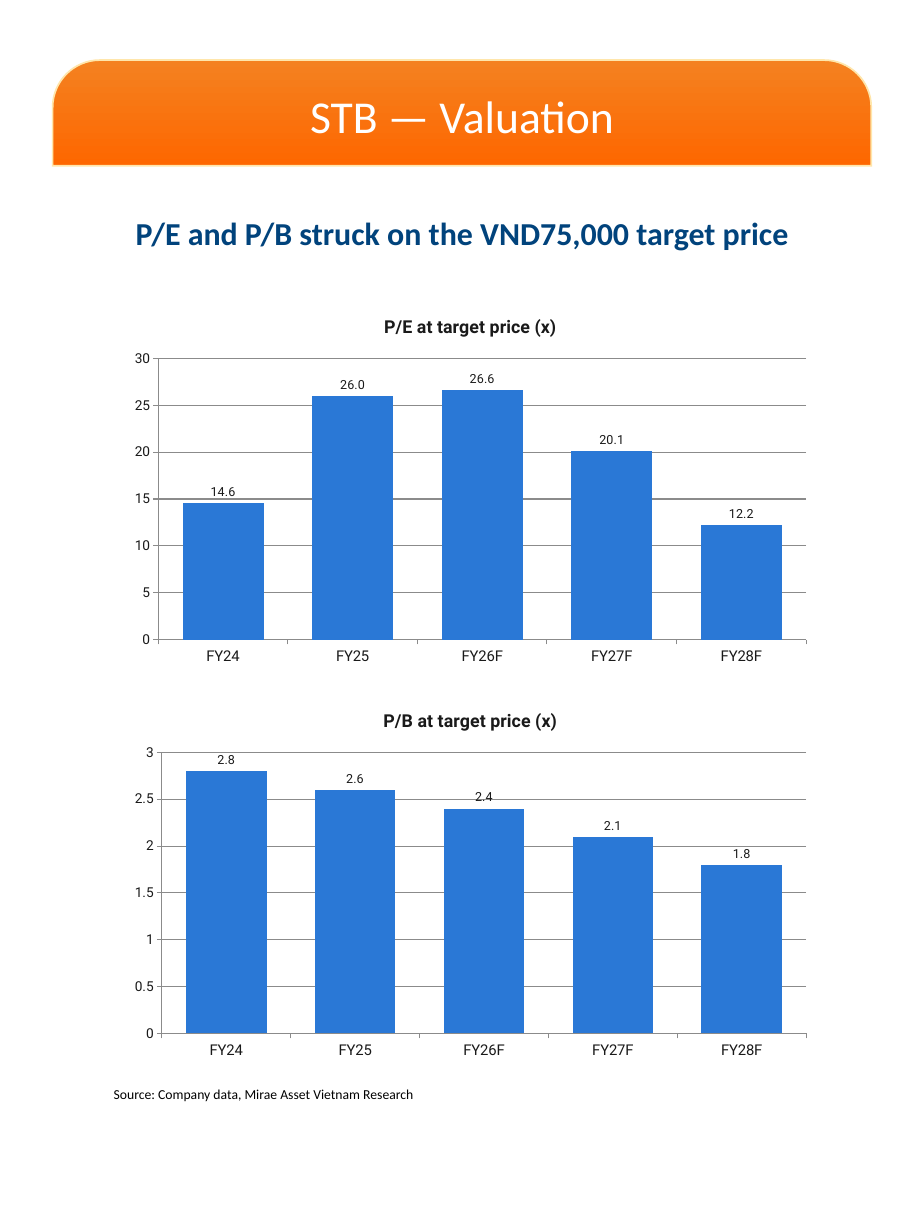
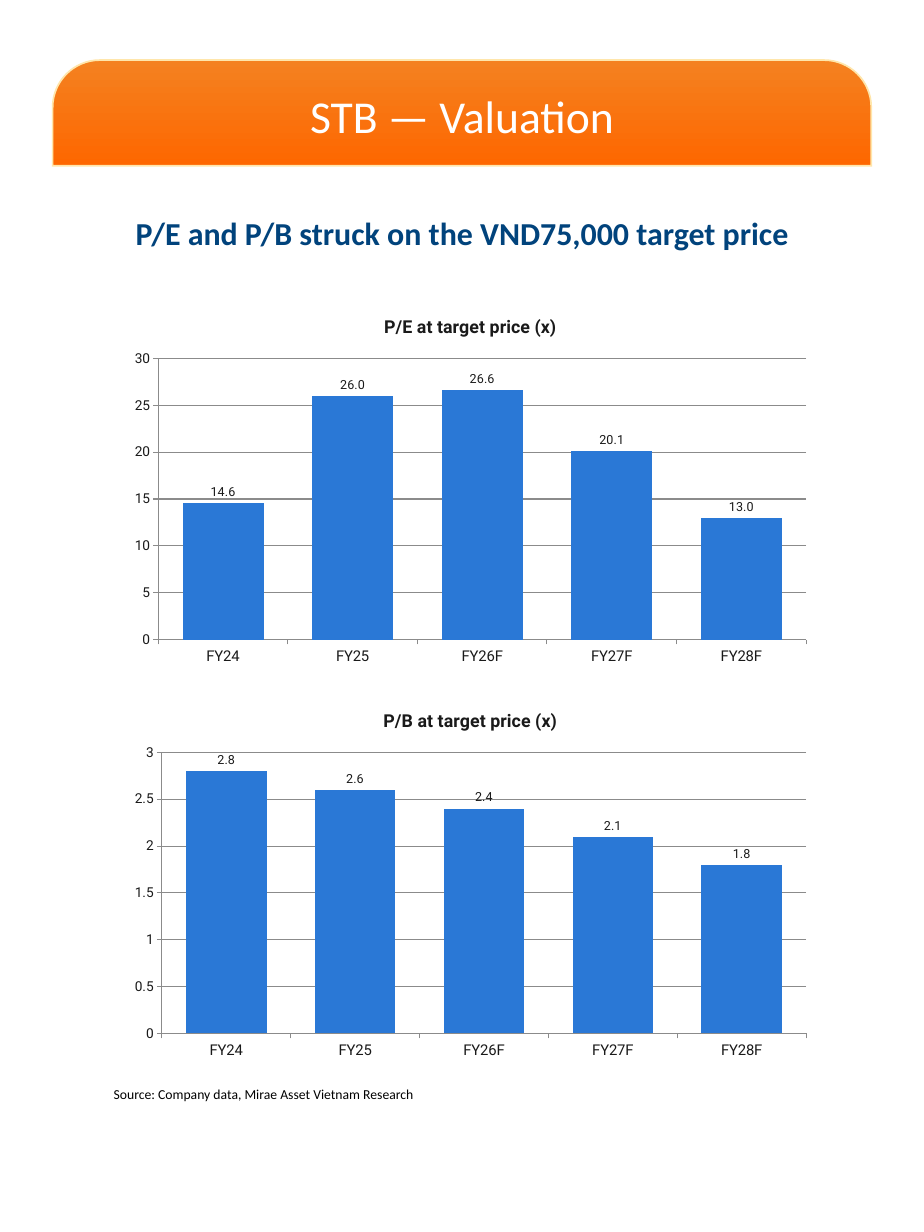
Before and after one commit to datquanton/verbose-guide, a slide deck: slide 4 of MASVN_Mobile_Report_STB_FPT_2Q26_EN_VN.pptx. Drawn at 924x1232 pixels with LibreOffice and Linux fonts; fonts in the diff are those of the drawing; background and template pictures are left out. Boxes give left, top, right and bottom in pixels: in the first picture for what was removed or moved away, otherwise in the second. Text is boxed around its words. In the diff, an @@ line names an element or a change of style, - is before the commit and + after.

```diff
--- a/MASVN_Mobile_Report_STB_FPT_2Q26_EN_VN.pptx
+++ b/MASVN_Mobile_Report_STB_FPT_2Q26_EN_VN.pptx
@@ column chart at (x1=121, y1=300, x2=820, y2=672) @@
@@ P/E at target price (x), FY28F: 12.2 to 13 @@
```
Also in this commit, not shown: 7 other slides changed, 13 other files.
